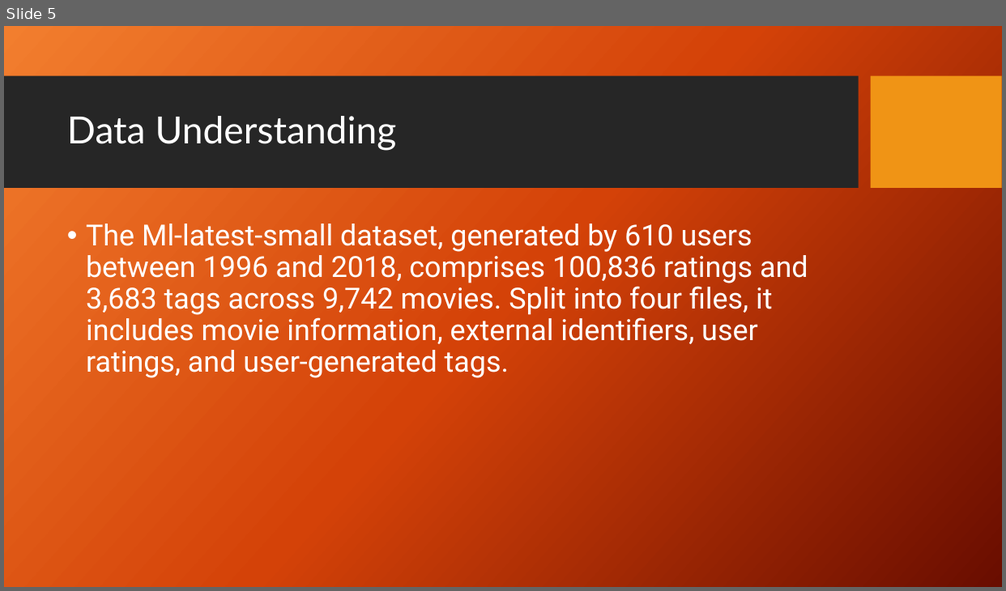
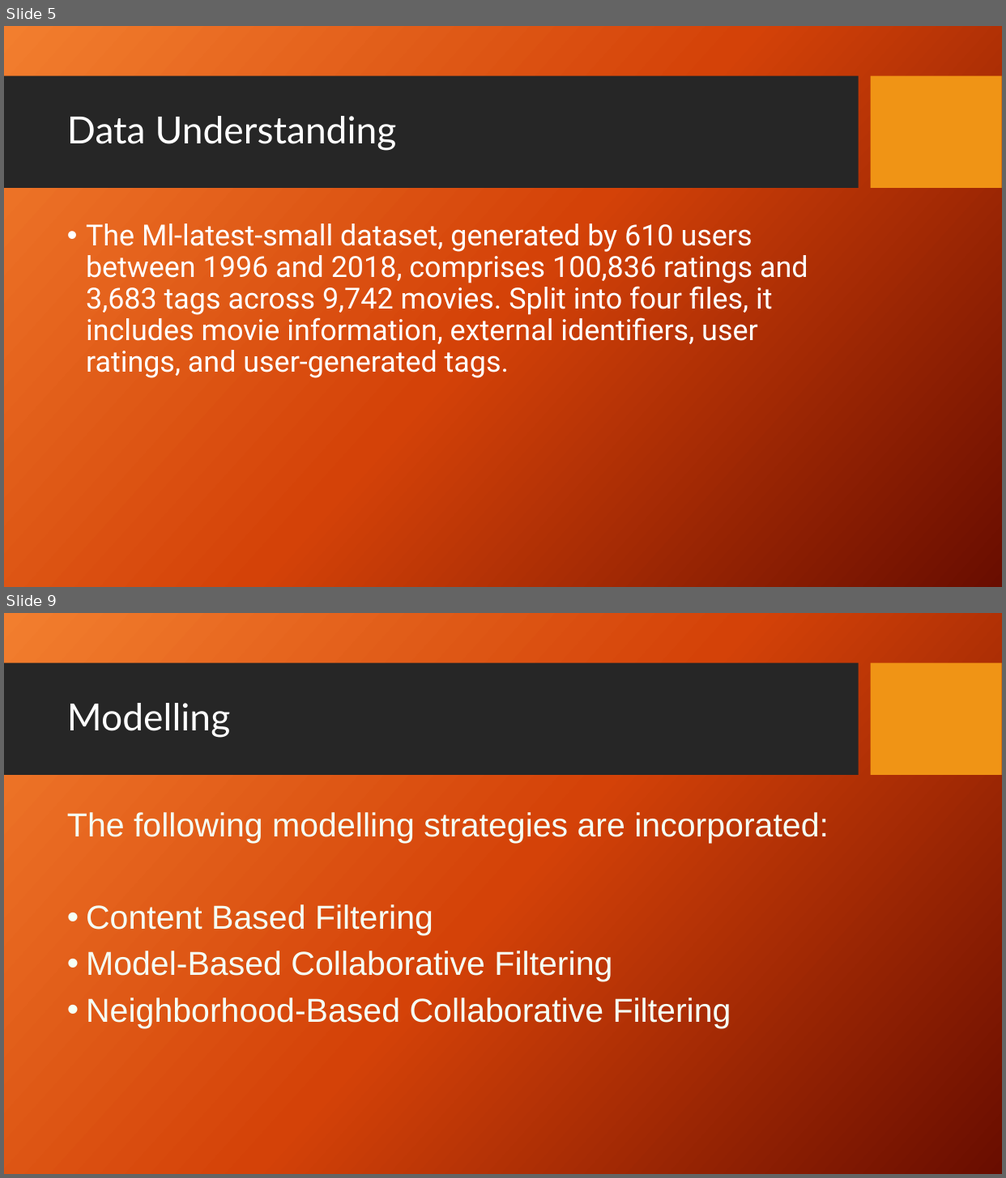
Before and after one commit to djdrjeff/Phase_4_Project, a slide deck: Presentation1.pptx. Shown one above the other, each under a label of ours: slide 5 before the commit, slides 5 and 9 after it; the slides between them are not shown. The pictures are 1006x591 and 1006x1178 pixels, drawn with LibreOffice and Linux fonts; fonts in the diff are those of the drawing; background and template pictures are left out. Boxes give left, top, right and bottom in pixels: in the first picture for what was removed or moved away, otherwise in the second. Text is boxed around its words. In the diff, an @@ line names an element or a change of style, - is before the commit and + after.

```diff
--- a/Presentation1.pptx
+++ b/Presentation1.pptx
@@ slide 9 added at (4,613,1002,1174), background picture (left out); not listed: 2 template elements that a slide beside it also shows @@
@@ title added at (67,703,230,738), 36 pt, text #FFFFFF @@
+Modelling
@@ text added at (67,812,829,1029), 32 pt, text #F5FFF5 @@
+The following modelling strategies are incorporated:
+• Content Based Filtering
+• Model-Based Collaborative Filtering
+• Neighborhood-Based Collaborative Filtering
```
Also in this commit, not shown: 2 slides changed, 7 other slides added.
